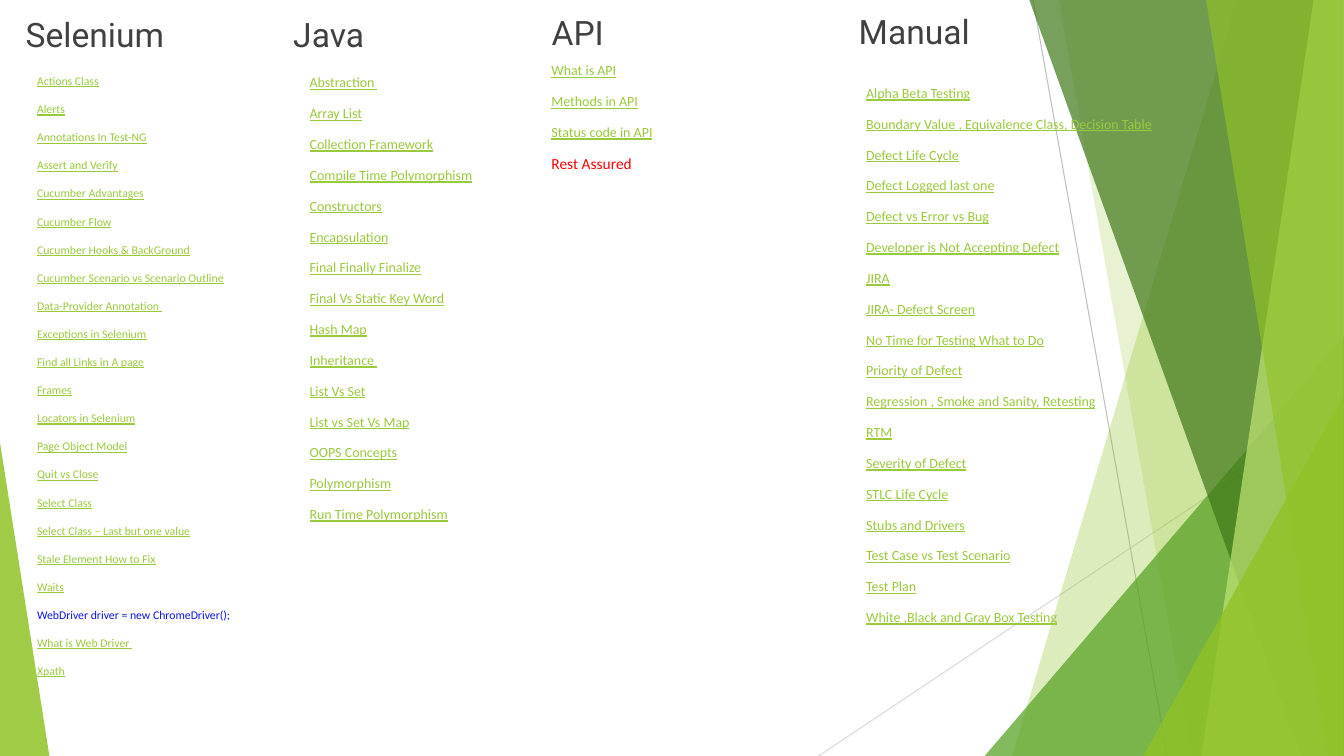
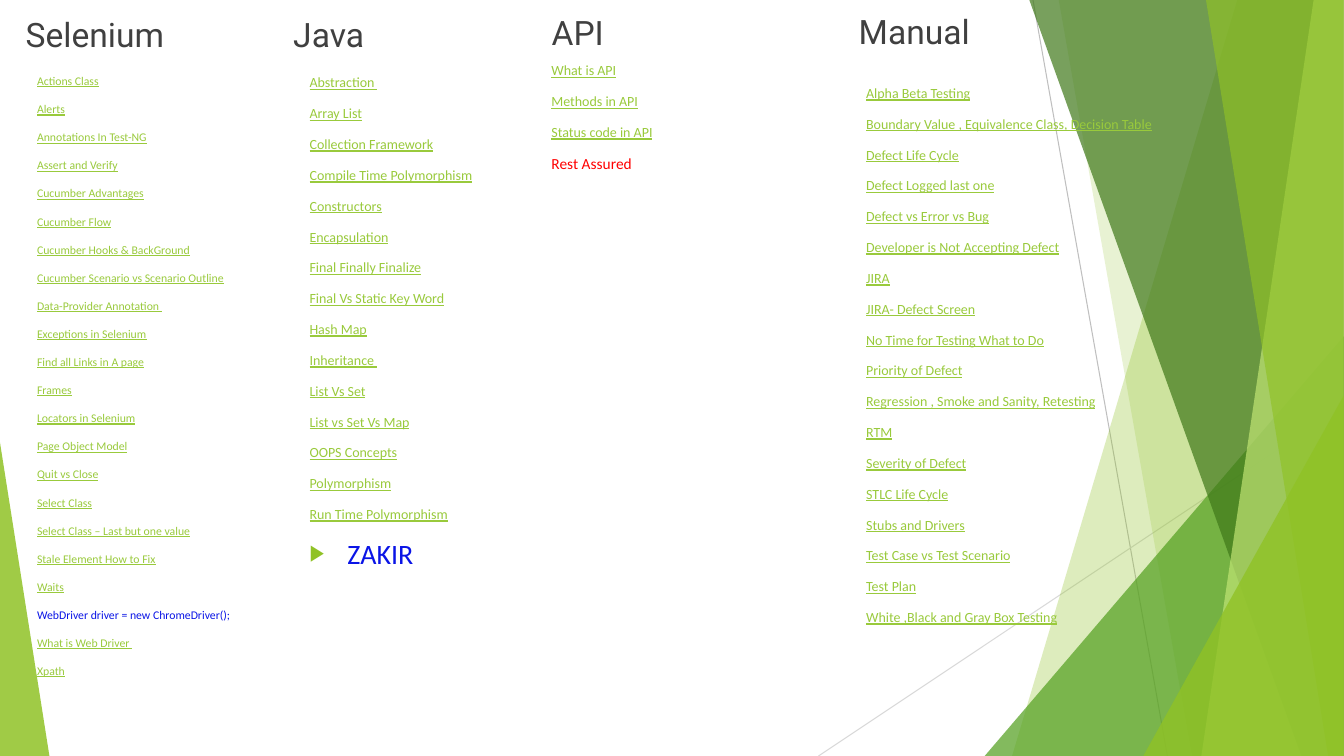
Before and after one commit to zakirizu/All_In_One, a slide deck: slide 1 of SAFARI/Java.pptx. Drawn at 1344x756 pixels with LibreOffice and Linux fonts; fonts in the diff are those of the drawing. Boxes give left, top, right and bottom in pixels: in the first picture for what was removed or moved away, otherwise in the second. Text is boxed around its words. In the diff, an @@ line names an element or a change of style, - is before the commit and + after.

```diff
--- a/SAFARI/Java.pptx
+++ b/SAFARI/Java.pptx
@@ text at box(347, 546, 413, 564): paragraph added @@
+▶ ZAKIR
```
Also in this commit, not shown: 3 other files.
